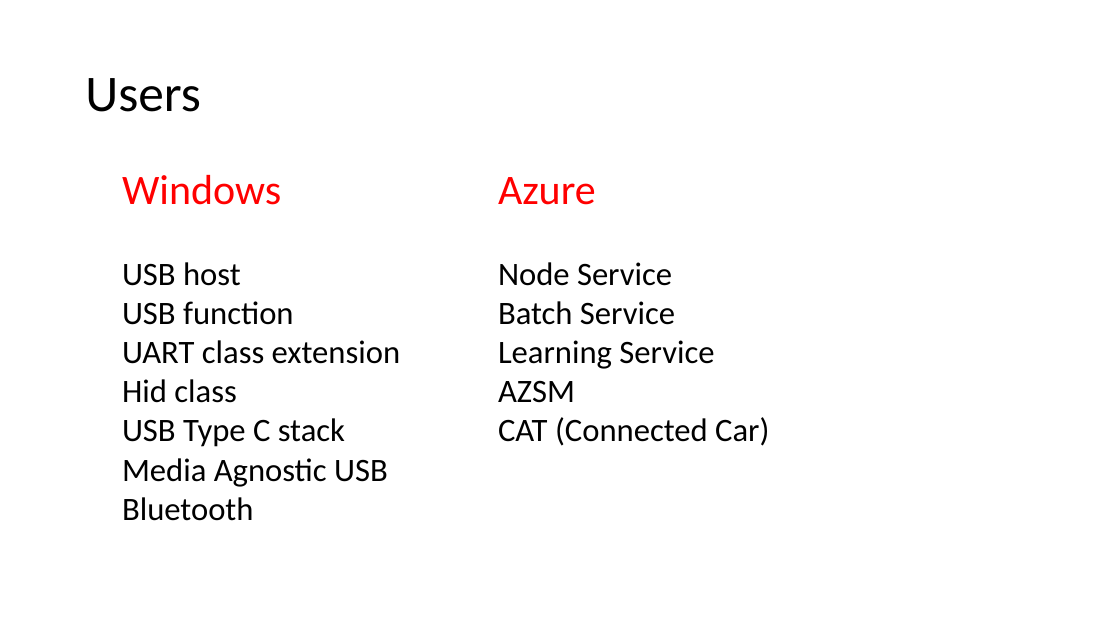
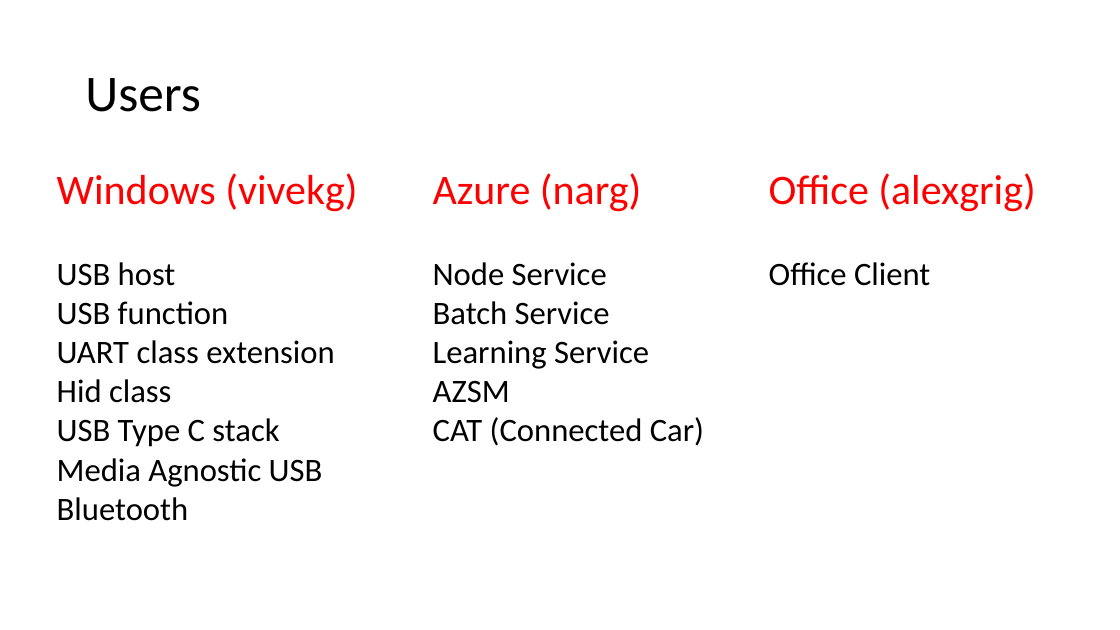
Before and after one commit to p-org/P, a slide deck: slide 8 of Tutorial/P-tutorial.pptx. Drawn at 1120x630 pixels with LibreOffice and Linux fonts; fonts in the diff are those of the drawing. Boxes give left, top, right and bottom in pixels: in the first picture for what was removed or moved away, otherwise in the second. Text is boxed around its words. In the diff, an @@ line names an element or a change of style, - is before the commit and + after.

Commit message:
update

```diff
--- a/Tutorial/P-tutorial.pptx
+++ b/Tutorial/P-tutorial.pptx
@@ text "Windows (vivekg)": place and size @@
-text "Windows (vivekg)" at box(122, 175, 401, 521)
+text "Windows (vivekg)" at box(57, 173, 357, 521)
@@ text at box(57, 173, 357, 212): text changed @@
-Windows
+Windows (vivekg)
@@ text "Azure (narg)": place and size @@
-text "Azure (narg)" at box(498, 177, 769, 446)
+text "Azure (narg)" at box(433, 173, 704, 446)
@@ text at box(433, 173, 641, 212): text changed @@
-Azure
+Azure (narg)
@@ text added at box(769, 173, 1035, 286), 36 pt, text #FF0000 @@
+Office (alexgrig)
+Office Client
```
